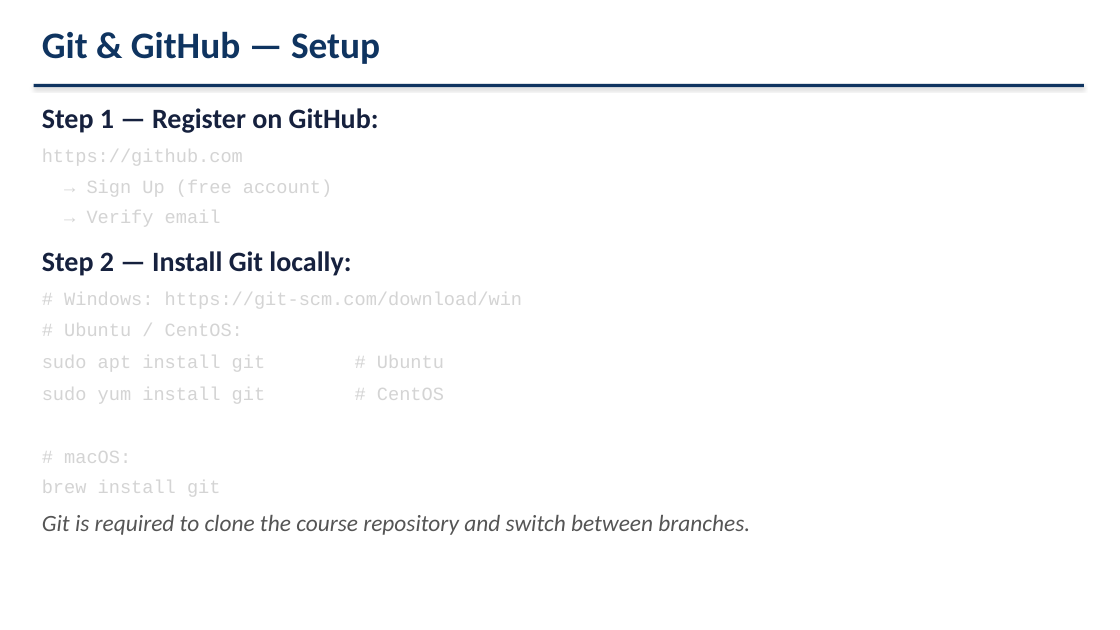
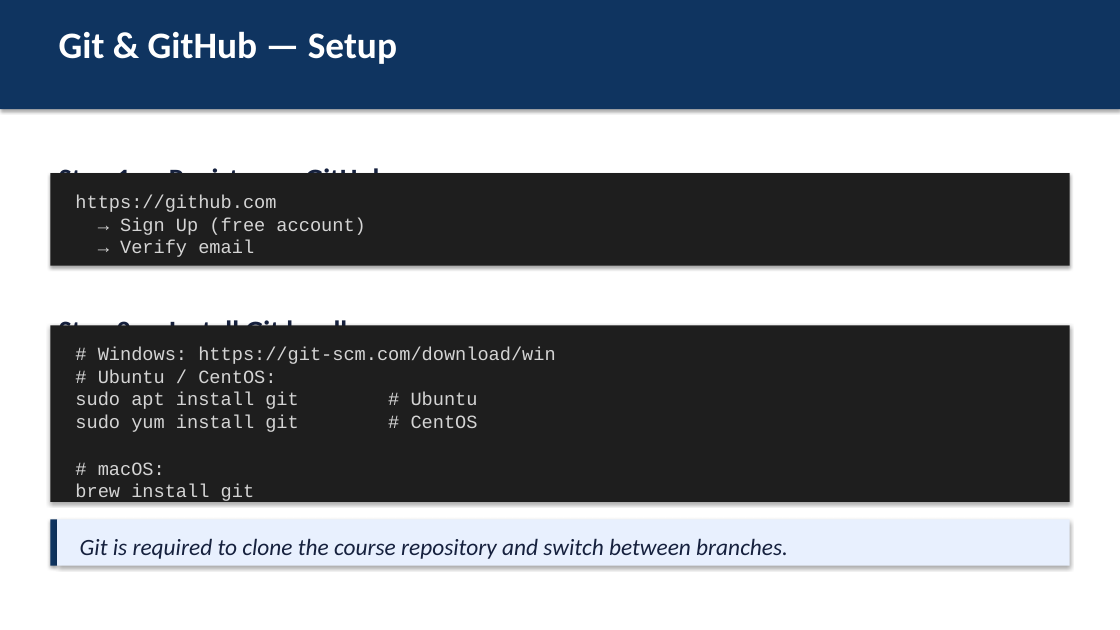
Before and after one commit to maksim-web-dev/kafka-laboratory, a slide deck: slide 6 of PRESENTATION-00-en.pptx. Drawn at 1120x630 pixels with LibreOffice and Linux fonts; fonts in the diff are those of the drawing. Boxes give left, top, right and bottom in pixels: in the first picture for what was removed or moved away, otherwise in the second. Text is boxed around its words. In the diff, an @@ line names an element or a change of style, - is before the commit and + after.

Commit message:
update branch19

```diff
--- a/PRESENTATION-00-en.pptx
+++ b/PRESENTATION-00-en.pptx
@@ rectangle: place and size @@
-rectangle at <box>34,84,1084,87</box>
+rectangle at <box>0,0,1120,109</box>
@@ text "Git & GitHub — Setup": place and size @@
-text "Git & GitHub — Setup" at <box>42,31,380,64</box>
+text "Git & GitHub — Setup" at <box>59,31,397,64</box>
@@ text "Git & GitHub — Setup" at <box>59,31,397,64</box>: text colour #0F3460 to #FFFFFF @@
@@ rectangle added at <box>50,173,1070,266</box>, fill #1E1E1E @@
@@ text added at <box>59,165,395,195</box>, 24 pt, text #16213E, bold @@
+Step 1 — Register on GitHub:
@@ text added at <box>75,195,365,257</box>, 16 pt, text #D4D4D4 @@
+https://github.com
+→ Sign Up (free account)
+→ Verify email
@@ rectangle added at <box>50,325,1070,502</box>, fill #1E1E1E @@
@@ text added at <box>59,317,368,347</box>, 24 pt, text #16213E, bold @@
+Step 2 — Install Git locally:
@@ text at <box>75,347,555,503</box>: text changed @@
-Step 1 — Register on GitHub:
-https://github.com
-→ Sign Up (free account)
-→ Verify email
-Step 2 — Install Git locally:
-# Windows: https://git-scm.com/download/win
-# Ubuntu / CentOS:
-sudo apt install git # Ubuntu
-sudo yum install git # CentOS
-# macOS:
-brew install git
-Git is required to clone the course repository and switch between branches.
+# Windows: https://git-scm.com/download/win
+# Ubuntu / CentOS:
+sudo apt install git # Ubuntu
+sudo yum install git # CentOS
+# macOS:
+brew install git
@@ rectangle added at <box>50,519,57,565</box>, fill #0F3460 @@
@@ rectangle added at <box>57,519,1070,565</box>, fill #E8F0FE @@
@@ text added at <box>80,538,788,559</box>, 20 pt, text #16213E, italic @@
+Git is required to clone the course repository and switch between branches.
```
Also in this commit, not shown: 10 other slides changed, 2 other files.
